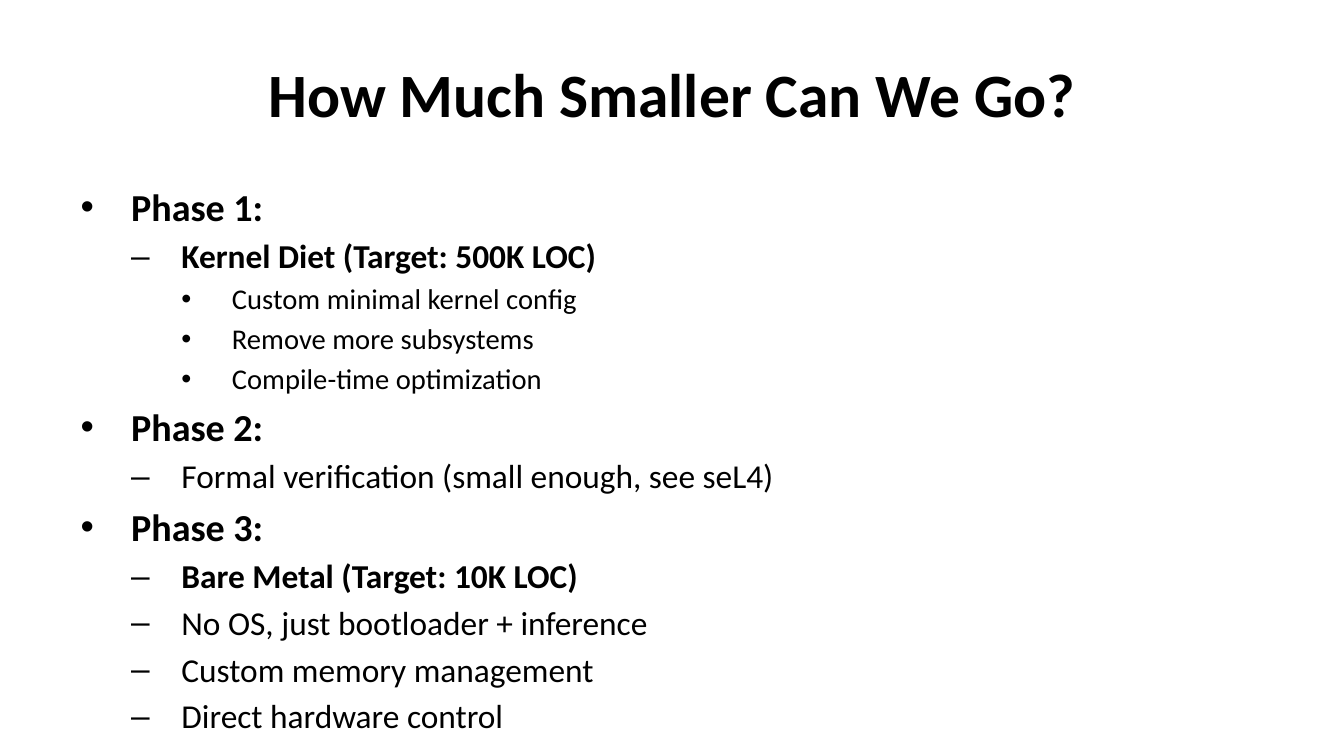
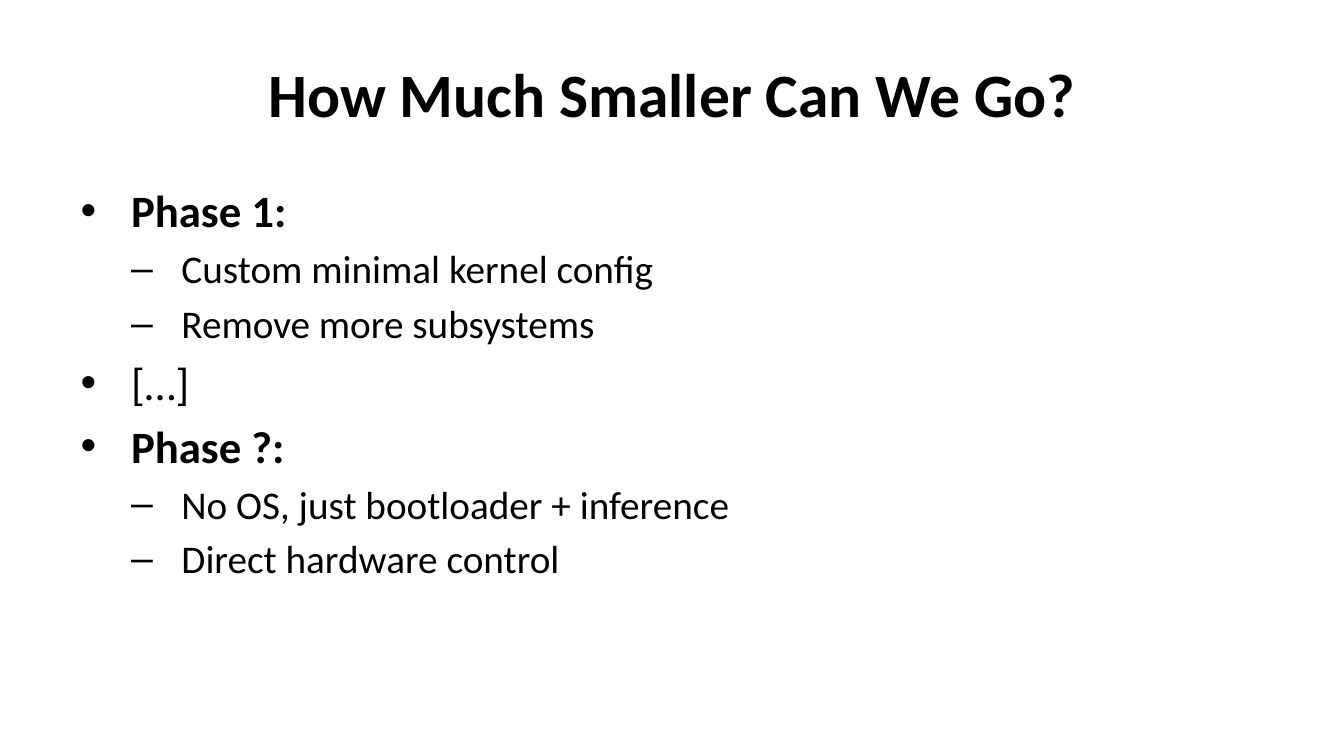
Before and after one commit to luiscosio/muInference, a slide deck: slide 15 of documentation/muinferece-slides.pptx (slide 14 before the commit). Drawn at 1344x756 pixels with LibreOffice and Linux fonts; fonts in the diff are those of the drawing. Boxes give left, top, right and bottom in pixels: in the first picture for what was removed or moved away, otherwise in the second. Text is boxed around its words. In the diff, an @@ line names an element or a change of style, - is before the commit and + after.

```diff
--- a/documentation/muinferece-slides.pptx
+++ b/documentation/muinferece-slides.pptx
@@ text at bbox=[131, 195, 729, 574]: size 20.4 to 24 pt in "Phase 1:"; size 15.3 to 21 pt in "Custom minimal kernel config", "Remove more subsystems"; size 17.9 to 21 pt in "No OS, just bootloader + inference", "Direct hardware control"; bullet • to –; list level 3 to 2 in "Custom minimal kernel config"; list level 3 to 2 in "Remove more subsystems" @@
@@ text at bbox=[181, 243, 596, 274]: paragraph removed @@
-  – Kernel Diet (Target: 500K LOC)
@@ text at bbox=[131, 431, 241, 464]: text changed; size 17.9 to 24 pt; bold on @@
-    • Compile-time optimization
-• Phase 2:
-  – Formal verification (small enough, see seL4)
-• Phase 3:
-  – Bare Metal (Target: 10K LOC)
+• […]
+• Phase ?:
@@ text at bbox=[181, 660, 594, 688]: paragraph removed @@
-  – Custom memory management
```
Also in this commit, not shown: 10 other slides changed, 1 slide added, 3 other files.
